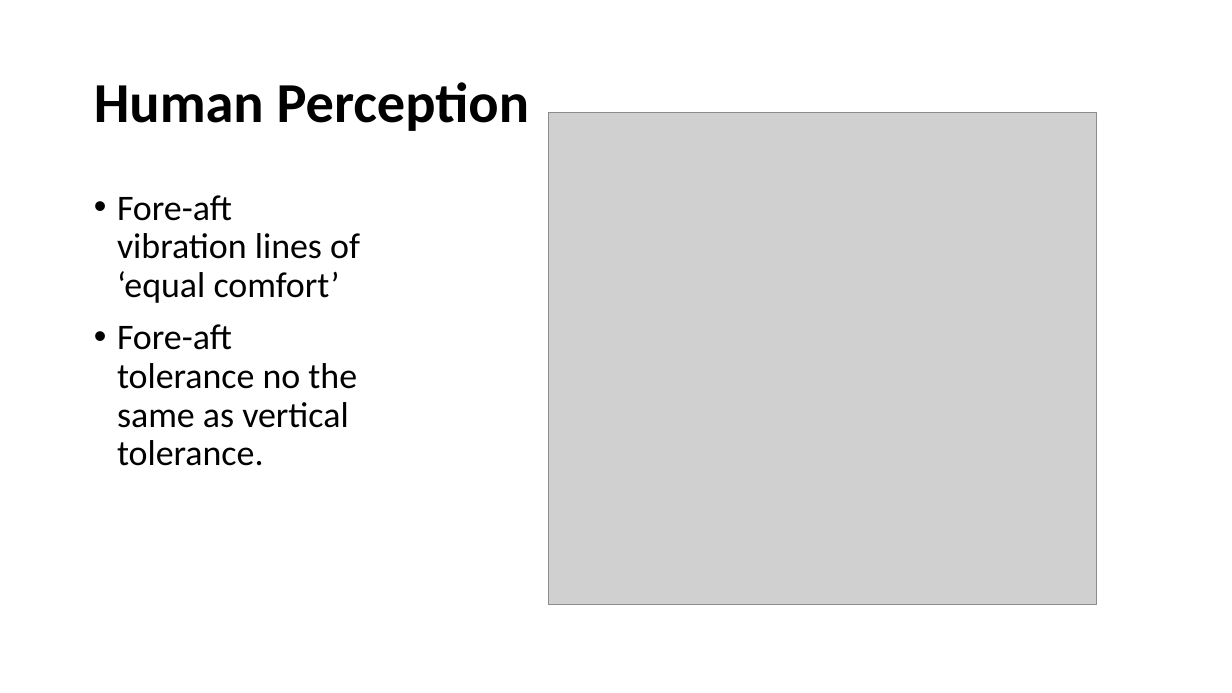
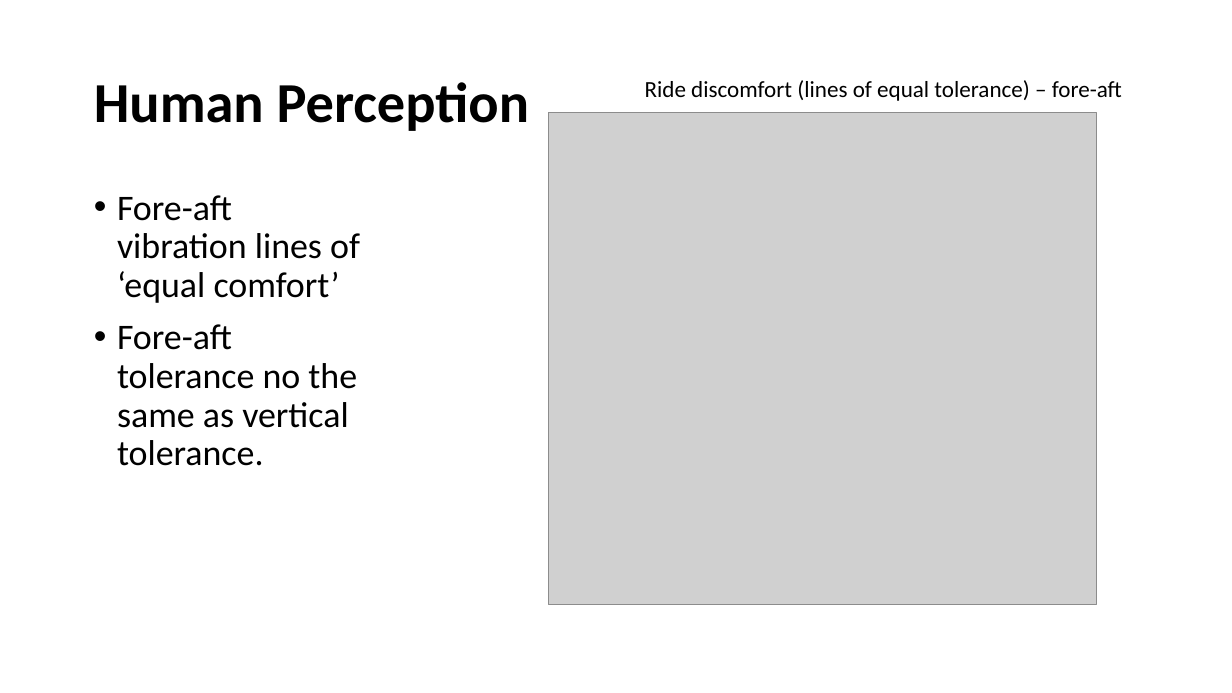
Before and after one commit to bamason2/ttc066-module, a slide deck: slide 19 of docs/lectures/Ride Dynamics.pptx. Drawn at 1232x693 pixels with LibreOffice and Linux fonts; fonts in the diff are those of the drawing; grey boxes stand for pictures; background and template pictures are left out. Boxes give left, top, right and bottom in pixels: in the first picture for what was removed or moved away, otherwise in the second. Text is boxed around its words. In the diff, an @@ line names an element or a change of style, - is before the commit and + after.

```diff
--- a/docs/lectures/Ride Dynamics.pptx
+++ b/docs/lectures/Ride Dynamics.pptx
@@ text added at (645, 80, 1122, 101), 18 pt, text #000000 @@
+Ride discomfort (lines of equal tolerance) – fore-aft
```
Also in this commit, not shown: 1 other slide changed.
